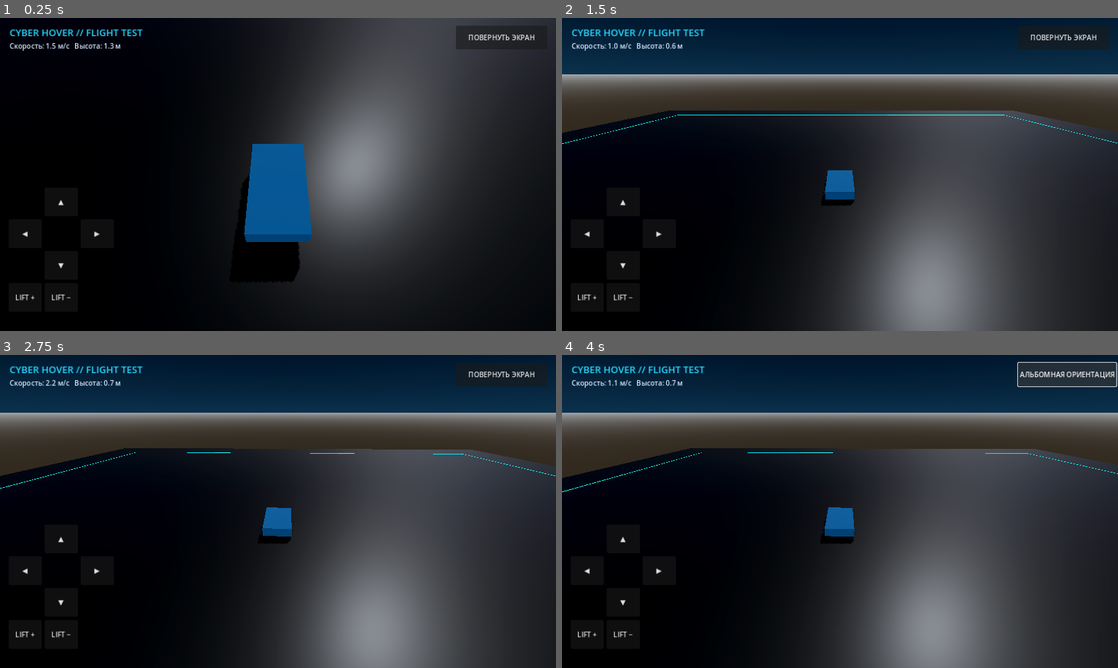
Above: before the commit, frames 1-4 (two rows, left to right).
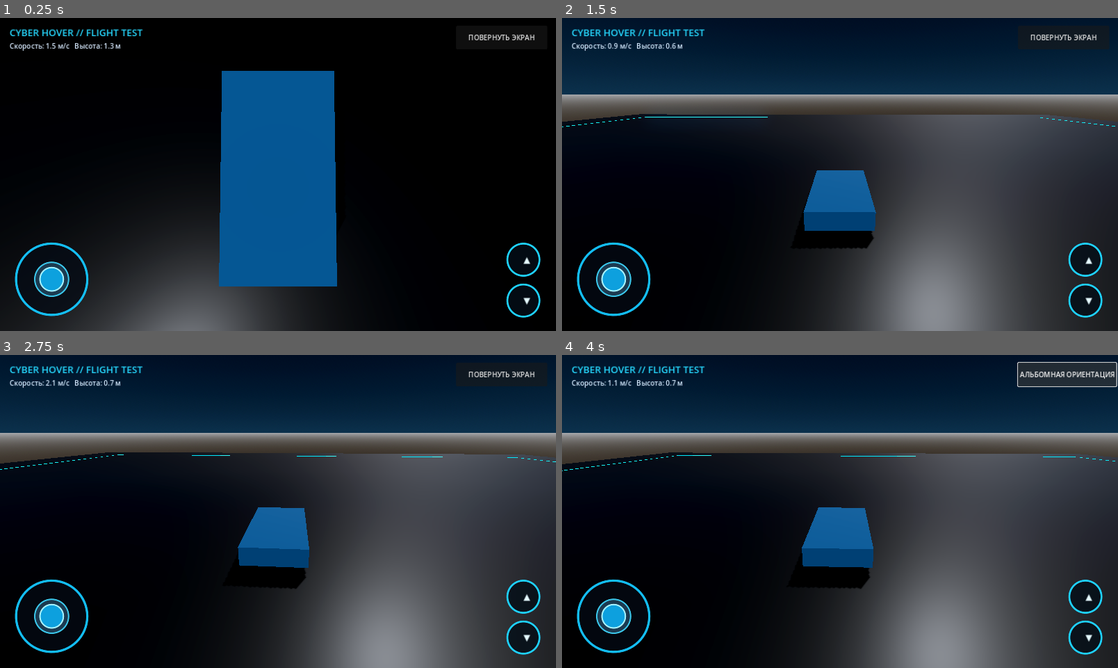
Above: after the commit, the same moments.

Repository: a89526425040-creator/CyberHoverDemo
Game: Godot game, scene res://main.tscn
The game is run twice, just before and just after one commit, with the same random seed, the same clock (stepped at 60 frames per second) and the same inputs.
Inputs (mouse positions are in pixels of both pictures, inside the frame that each line leads up to):
- Up to frame 1 (0.25 s): no input
- Up to frame 2 (1.5 s): click (589, 296) at 0.5 s, where only the run before the commit has a clickable "LIFT +"; tap Enter at 1.25 s; move the mouse to (962, 158) at 1.27 s; hold D from 1.28 s (still down); tap Ctrl at 1.35 s; click (962, 158) at 1.42 s
- Up to frame 3 (2.75 s): tap Space at 1.52 s; release D at 2 s; drag from (166, 527) to (250, 574) at 2.02 s
- Up to frame 4 (4 s): click (623, 539) at 2.75 s, where only the run before the commit has a clickable "▲"; click "ПОВЕРНУТЬ ЭКРАН" at 3.5 s

The runs differ from the first frame. In frame 1, 53% of the frame differs, in the area x 0-100%, y 0-100%; in frame 2, 17%; in frame 3, 17%; in frame 4, 17%.

Commit message:
Add multitouch joystick and right-side altitude controls; set 10m chase camera

Diff:
--- a/scripts/world.gd
+++ b/scripts/world.gd
@@ -3,6 +3,114 @@
 var vehicle: RigidBody3D
 var camera: Camera3D
 var telemetry: Label
+
+
+class TouchJoystick extends Control:
+    var finger_index := -1
+    var mouse_held := false
+    var axis_value := Vector2.ZERO
+    var outer_radius := 82.0
+
+    func _ready() -> void:
+        custom_minimum_size = Vector2(190, 190)
+        mouse_filter = Control.MOUSE_FILTER_STOP
+        queue_redraw()
+
+    func _draw() -> void:
+        var center := size * 0.5
+        draw_circle(center, outer_radius, Color(0.015, 0.04, 0.08, 0.72))
+        draw_arc(center, outer_radius, 0.0, TAU, 64, Color(0.08, 0.78, 1.0, 0.95), 4.0, true)
+        draw_circle(center, 39.0, Color(0.12, 0.25, 0.34, 0.9))
+        draw_arc(center, 39.0, 0.0, TAU, 48, Color(0.25, 0.85, 1.0, 0.9), 2.0, true)
+        draw_circle(center + axis_value * 61.0, 27.0, Color(0.05, 0.65, 0.9, 0.95))
+        draw_arc(center + axis_value * 61.0, 27.0, 0.0, TAU, 40, Color(0.65, 0.95, 1.0), 2.0, true)
+
+    func _gui_input(event: InputEvent) -> void:
+        if event is InputEventScreenTouch:
+            if event.pressed and finger_index == -1:
+                finger_index = event.index
+                _update_axis(event.position)
+                accept_event()
+            elif not event.pressed and event.index == finger_index:
+                finger_index = -1
+                _clear_axis()
+                accept_event()
+        elif event is InputEventScreenDrag and event.index == finger_index:
+            _update_axis(event.position)
+            accept_event()
+        elif event is InputEventMouseButton and event.button_index == MOUSE_BUTTON_LEFT:
+            mouse_held = event.pressed
+            if mouse_held:
+                _update_axis(event.position)
+            else:
+                _clear_axis()
+            accept_event()
+        elif event is InputEventMouseMotion and mouse_held:
+            _update_axis(event.position)
+            accept_event()
+
+    func _update_axis(point: Vector2) -> void:
+        var offset := point - size * 0.5
+        axis_value = (offset / outer_radius).limit_length(1.0)
+        FlightInput.set_action("forward", axis_value.y < -0.18)
+        FlightInput.set_action("back", axis_value.y > 0.18)
+        FlightInput.set_action("left", axis_value.x < -0.18)
+        FlightInput.set_action("right", axis_value.x > 0.18)
+        queue_redraw()
+
+    func _clear_axis() -> void:
+        axis_value = Vector2.ZERO
+        FlightInput.set_action("forward", false)
+        FlightInput.set_action("back", false)
+        FlightInput.set_action("left", false)
+        FlightInput.set_action("right", false)
+        queue_redraw()
+
+
+class HoldTouchButton extends Control:
+    var action_name := ""
+    var caption := ""
+    var finger_index := -1
+    var mouse_held := false
+    var is_pressed := false
+
+    func setup(action: String, text_value: String) -> void:
+        action_name = action
+        caption = text_value
+        custom_minimum_size = Vector2(94, 82)
+        mouse_filter = Control.MOUSE_FILTER_STOP
+
+    func _draw() -> void:
+        var center := size * 0.5
+        var fill := Color(0.0, 0.52, 0.72, 0.95) if is_pressed else Color(0.015, 0.055, 0.09, 0.82)
+        draw_circle(center, 37.0, fill)
+        draw_arc(center, 37.0, 0.0, TAU, 48, Color(0.12, 0.82, 1.0), 3.0, true)
+        draw_string(ThemeDB.fallback_font, Vector2(center.x, center.y + 7.0), caption, HORIZONTAL_ALIGNMENT_CENTER, -1.0, 20, Color(0.9, 0.98, 1.0))
+
+    func _gui_input(event: InputEvent) -> void:
+        if event is InputEventScreenTouch:
+            if event.pressed and finger_index == -1:
+                finger_index = event.index
+                _set_pressed(true)
+                accept_event()
+            elif not event.pressed and event.index == finger_index:
+                finger_index = -1
+                _set_pressed(false)
+                accept_event()
+        elif event is InputEventScreenDrag and event.index == finger_index:
+            accept_event()
+        elif event is InputEventMouseButton and event.button_index == MOUSE_BUTTON_LEFT:
+            mouse_held = event.pressed
+            _set_pressed(mouse_held)
+            accept_event()
+
+    func _set_pressed(value: bool) -> void:
+        is_pressed = value
+        FlightInput.set_action(action_name, value)
+        queue_redraw()
+
+    func _exit_tree() -> void:
+        FlightInput.set_action(action_name, false)
 
 func _ready() -> void:
     _make_environment()
@@ -132,33 +240,24 @@
     telemetry.add_theme_color_override("font_color", Color(0.85, 0.92, 1))
     panel.add_child(telemetry)
 
-    # All flight controls are grouped on the left side of the screen.
-    var controls := VBoxContainer.new()
-    controls.set_anchors_preset(Control.PRESET_BOTTOM_LEFT)
-    controls.position = Vector2(20, -330)
-    controls.add_theme_constant_override("separation", 8)
-    layer.add_child(controls)
-
-    var directions := GridContainer.new()
-    directions.columns = 3
-    directions.add_theme_constant_override("h_separation", 7)
-    directions.add_theme_constant_override("v_separation", 7)
-    controls.add_child(directions)
-    _add_control_spacer(directions)
-    _add_touch_button(directions, "▲", "forward")
-    _add_control_spacer(directions)
-    _add_touch_button(directions, "◀", "left")
-    _add_control_spacer(directions)
-    _add_touch_button(directions, "▶", "right")
-    _add_control_spacer(directions)
-    _add_touch_button(directions, "▼", "back")
-    _add_control_spacer(directions)
-
-    var lift_row := HBoxContainer.new()
-    lift_row.add_theme_constant_override("separation", 7)
-    controls.add_child(lift_row)
-    _add_touch_button(lift_row, "LIFT +", "up")
-    _add_touch_button(lift_row, "LIFT −", "down")
+    # Left: analog movement joystick. Right: independent altitude hold buttons.
+    var joystick := TouchJoystick.new()
+    joystick.set_anchors_preset(Control.PRESET_BOTTOM_LEFT)
+    joystick.position = Vector2(24, -214)
+    layer.add_child(joystick)
+
+    var lift_controls := VBoxContainer.new()
+    lift_controls.set_anchors_preset(Control.PRESET_BOTTOM_RIGHT)
+    lift_controls.position = Vector2(-122, -205)
+    lift_controls.add_theme_constant_override("separation", 12)
+    layer.add_child(lift_controls)
+
+    var up_button := HoldTouchButton.new()
+    up_button.setup("up", "▲")
+    lift_controls.add_child(up_button)
+    var down_button := HoldTouchButton.new()
+    down_button.setup("down", "▼")
+    lift_controls.add_child(down_button)
 
     var orientation_button := Button.new()
     orientation_button.text = "ПОВЕРНУТЬ ЭКРАН"
@@ -167,20 +266,6 @@
     orientation_button.position = Vector2(-230, 18)
     orientation_button.pressed.connect(_toggle_screen_orientation.bind(orientation_button))
     layer.add_child(orientation_button)
-
-func _add_control_spacer(parent: GridContainer) -> void:
-    var spacer := Control.new()
-    spacer.custom_minimum_size = Vector2(76, 66)
-    parent.add_child(spacer)
-
-func _add_touch_button(parent: Control, caption: String, action: String) -> void:
-    var button := Button.new()
-    button.text = caption
-    button.custom_minimum_size = Vector2(76, 66)
-    button.focus_mode = Control.FOCUS_NONE
-    button.button_down.connect(func(): FlightInput.set_action(action, true))
-    button.button_up.connect(func(): FlightInput.set_action(action, false))
-    parent.add_child(button)
 
 var is_portrait := false
 
@@ -198,9 +283,8 @@
         return
     # Camera follows from behind and above, using the hovercraft's own heading.
     var target := vehicle.global_position + Vector3(0, 0.9, 0)
-    # The imported hovercraft faces +Z, so its rear is along -Z.
-    # Keep the camera farther back and higher to show the complete silhouette.
-    var desired := vehicle.global_position + vehicle.global_transform.basis * Vector3(0, 9.0, -19.0)
+    # Camera offset is exactly 10 metres from the hovercraft origin.
+    var desired := vehicle.global_position + vehicle.global_transform.basis * Vector3(0, 4.0, -9.165)
     camera.global_position = camera.global_position.lerp(desired, minf(delta * 3.5, 1.0))
     camera.look_at(target, Vector3.UP)
     telemetry.text = "Скорость: %.1f м/с   Высота: %.1f м" % [vehicle.linear_velocity.length(), vehicle.global_position.y]
